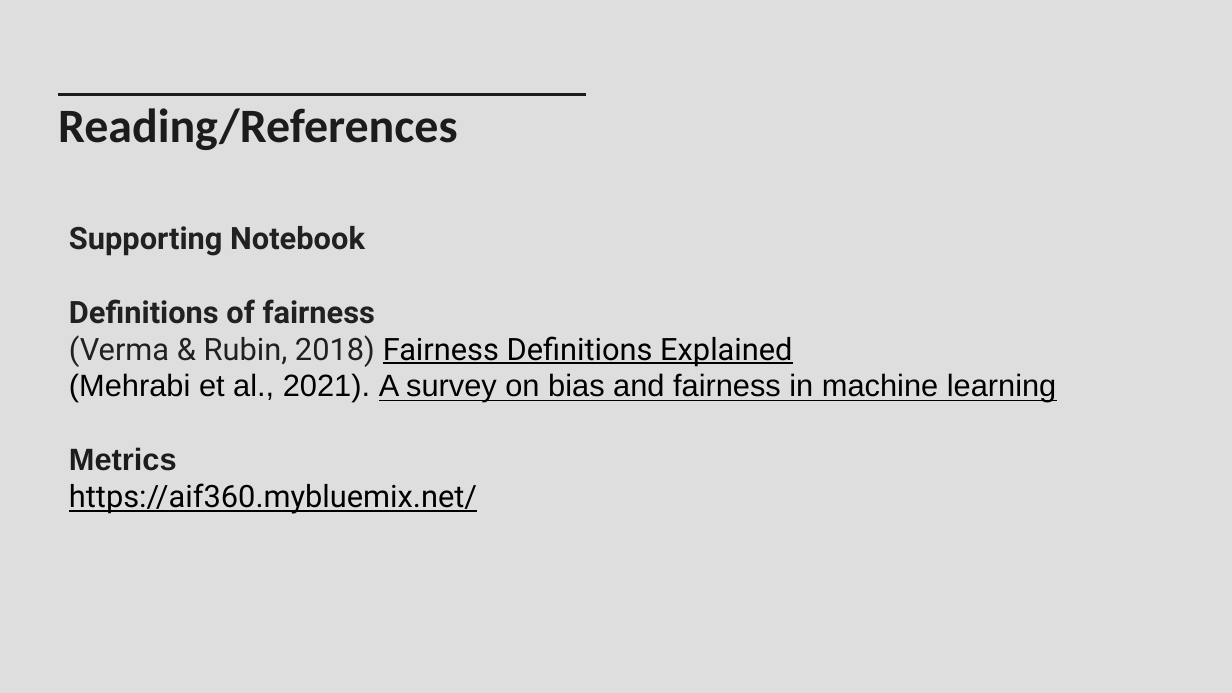
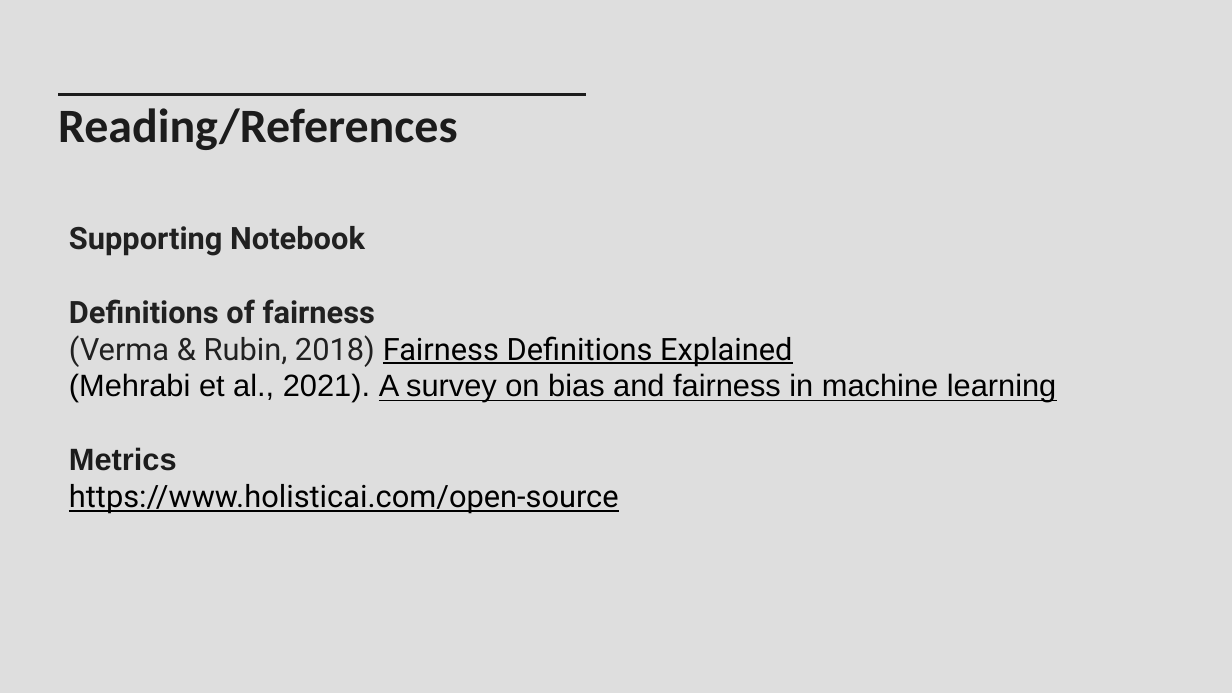
Before and after one commit to alan-turing-institute/bias-in-AI-course, a slide deck: slide 15 of Milestone3_Sources-Forms-and-Quantification-of-Bias-in-AI/slides/ppts/M3_3_Fairness definition and metrics.pptx. Drawn at 1232x693 pixels with LibreOffice and Linux fonts; fonts in the diff are those of the drawing. Boxes give left, top, right and bottom in pixels: in the first picture for what was removed or moved away, otherwise in the second. Text is boxed around its words. In the diff, an @@ line names an element or a change of style, - is before the commit and + after.

Commit message:
update M3.3. video, slides, and Readme

```diff
--- a/Milestone3_Sources-Forms-and-Quantification-of-Bias-in-AI/slides/ppts/M3_3_Fairness definition and metrics.pptx
+++ b/Milestone3_Sources-Forms-and-Quantification-of-Bias-in-AI/slides/ppts/M3_3_Fairness definition and metrics.pptx
@@ text at box(69, 484, 619, 514): text changed @@
-https://aif360.mybluemix.net/
+https://www.holisticai.com/open-source
```
Also in this commit, not shown: 2 other files.
